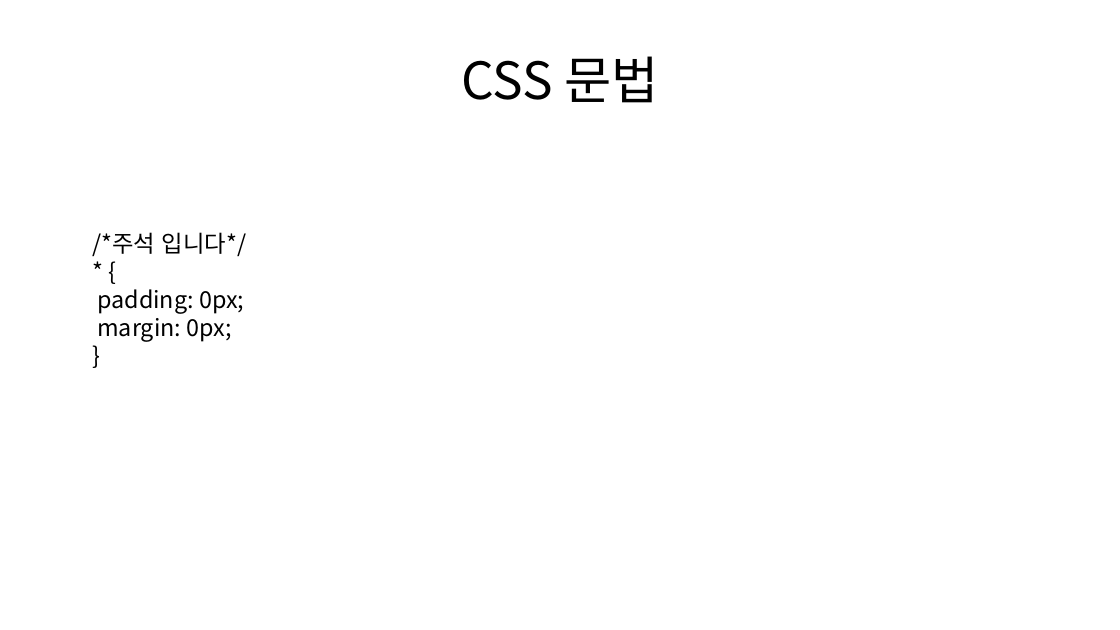
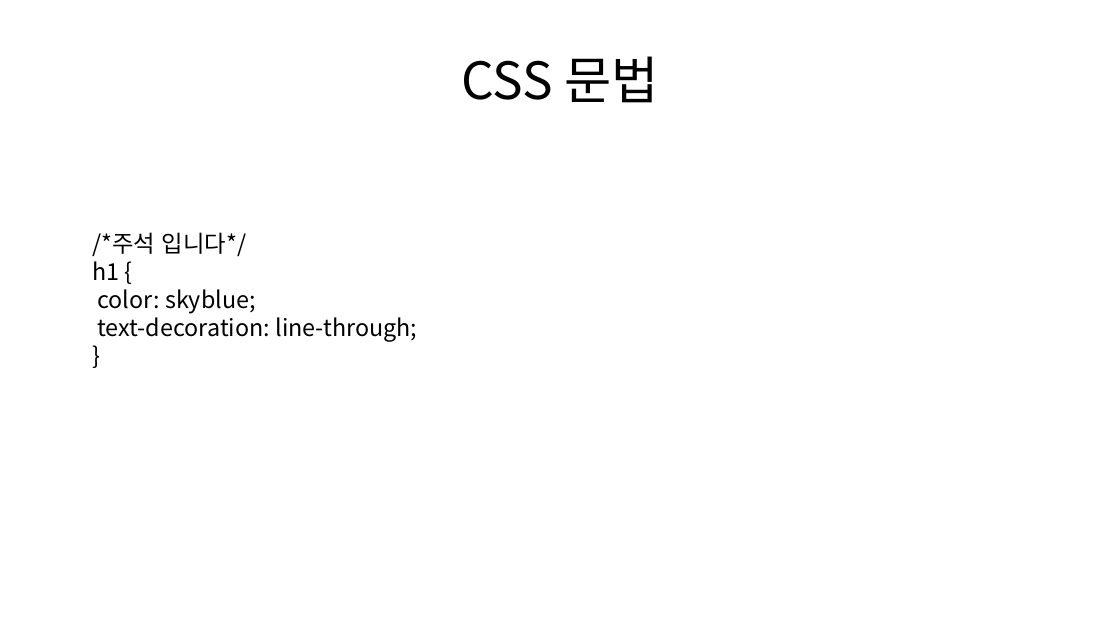
Before and after one commit to MainFe/mainfe.github.io, a slide deck: slide 81 of ppt/web-design.pptx (slide 80 before the commit). Drawn at 1120x630 pixels with LibreOffice and Linux fonts; fonts in the diff are those of the drawing. Boxes give left, top, right and bottom in pixels: in the first picture for what was removed or moved away, otherwise in the second. Text is boxed around its words. In the diff, an @@ line names an element or a change of style, - is before the commit and + after.

```diff
--- a/ppt/web-design.pptx
+++ b/ppt/web-design.pptx
@@ text at box(92, 261, 417, 342): text changed @@
-* {
-padding: 0px;
-margin: 0px;
+h1 {
+color: skyblue;
+text-decoration: line-through;
```
Also in this commit, not shown: 13 other slides changed, 41 slides added, 10 slides removed, 2 other files.
